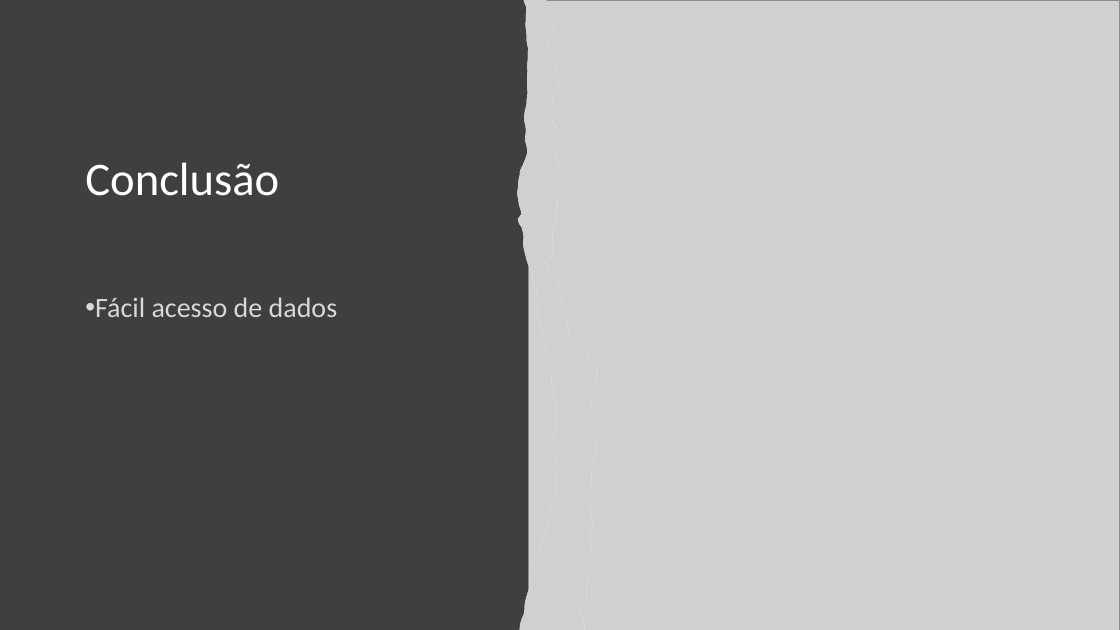
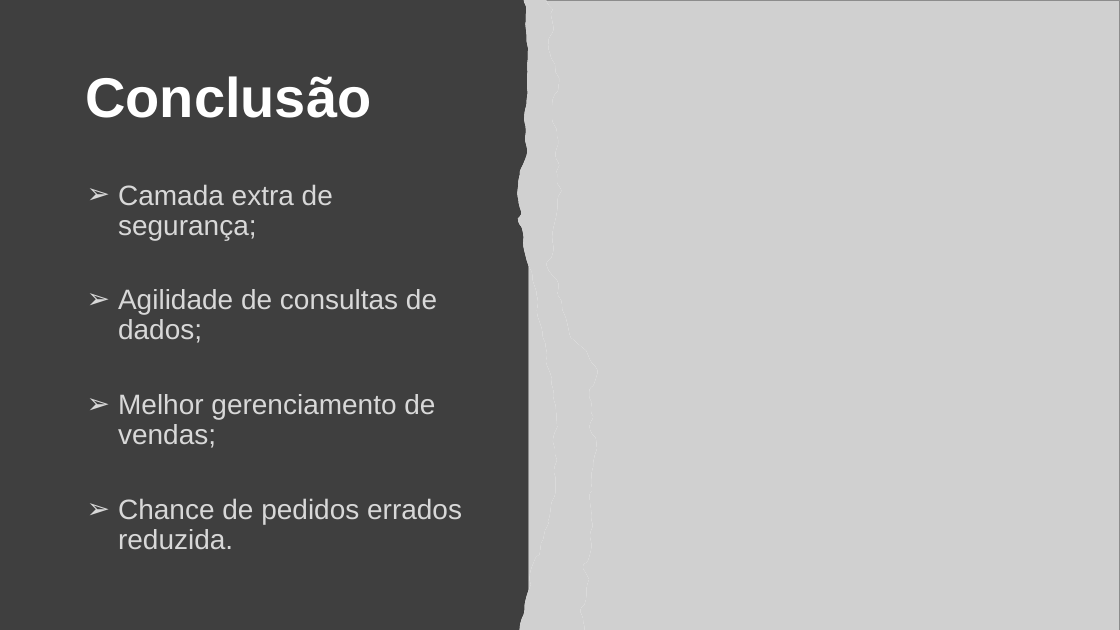
Before and after one commit to TCC-Disk-Pizza-Nostra-Casa/Conteudo_TCC, a slide deck: slide 10 of Planejamento/TCC - Desenvolvimento de Sistemas - Pizzaria.pptx. Drawn at 1120x630 pixels with LibreOffice and Linux fonts; fonts in the diff are those of the drawing; grey boxes stand for pictures. Boxes give left, top, right and bottom in pixels: in the first picture for what was removed or moved away, otherwise in the second. Text is boxed around its words. In the diff, an @@ line names an element or a change of style, - is before the commit and + after.

```diff
--- a/Planejamento/TCC - Desenvolvimento de Sistemas - Pizzaria.pptx
+++ b/Planejamento/TCC - Desenvolvimento de Sistemas - Pizzaria.pptx
@@ rectangle at (0, 0, 598, 630): outline #325491 1 pt to none @@
@@ title "Conclusão": place and size @@
-title "Conclusão" at (85, 162, 279, 196)
+title "Conclusão" at (85, 76, 371, 118)
@@ title "Conclusão" at (85, 76, 371, 118): size 40 to 48 pt, font Calibri to Arial, bold on @@
@@ text at (118, 184, 462, 549): text changed; font Calibri to Arial @@
-• Fácil acesso de dados
+➢ Camada extra de segurança;
+➢ Agilidade de consultas de dados;
+➢ Melhor gerenciamento de vendas;
+➢ Chance de pedidos errados reduzida.
```
Also in this commit, not shown: 5 other slides changed, 4 slides added, 4 slides removed, 1 other file.
